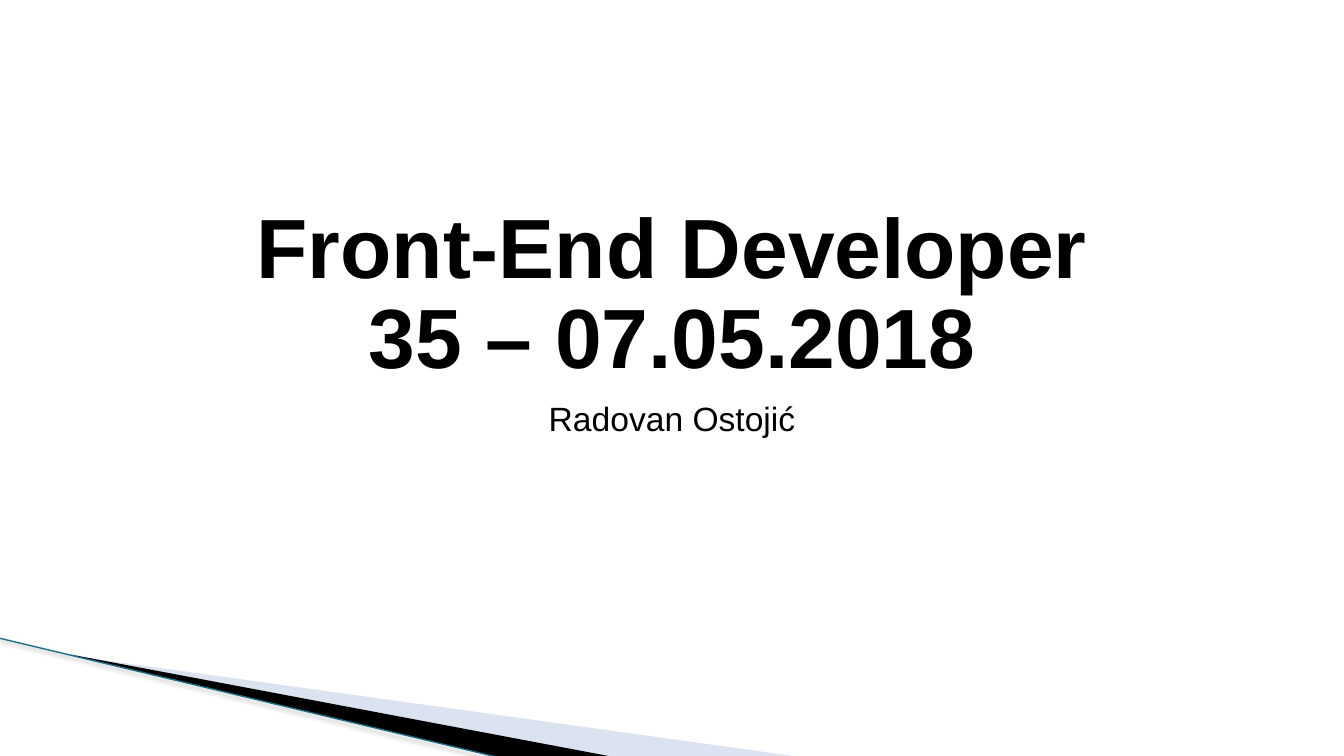
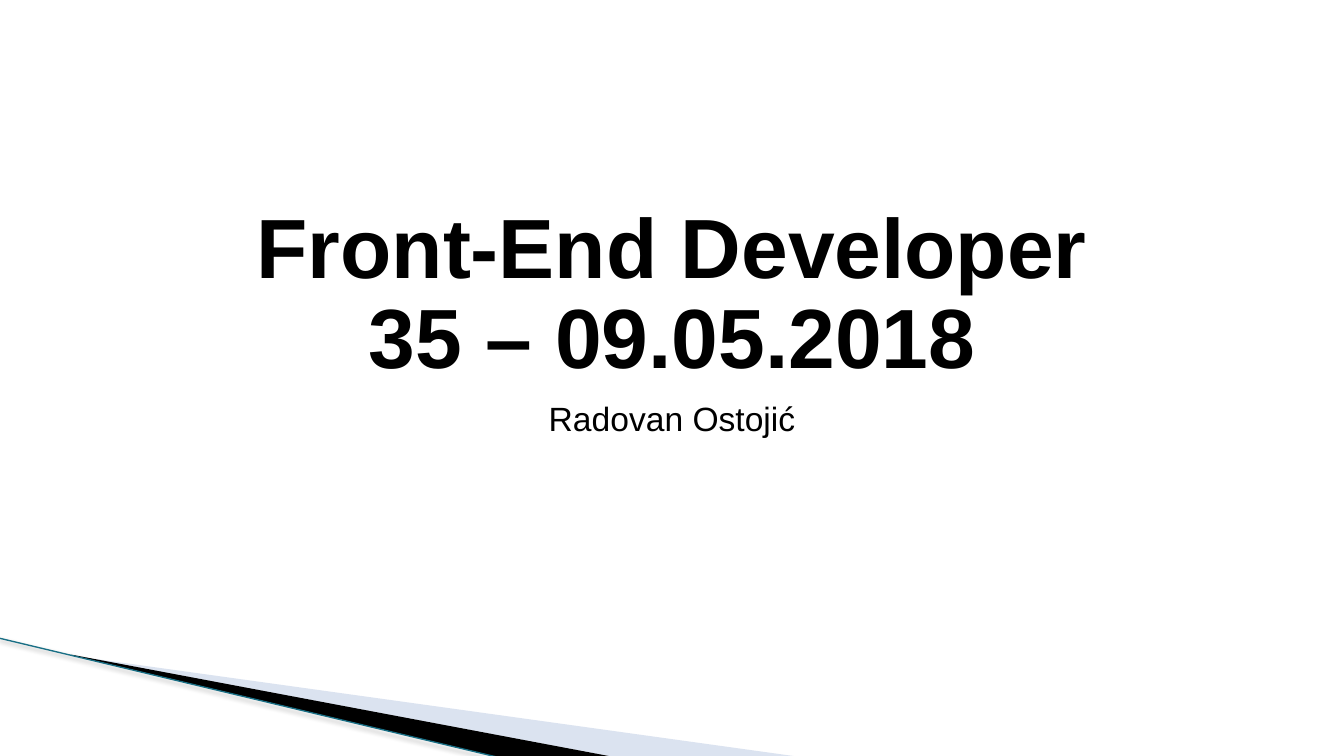
Before and after one commit to todalexcode/kurs-front-end, a slide deck: slide 1 of sesija-35/PPT/Front-End Developer-35.pptx. Drawn at 1344x756 pixels with LibreOffice and Linux fonts; fonts in the diff are those of the drawing; background and template pictures are left out. Boxes give left, top, right and bottom in pixels: in the first picture for what was removed or moved away, otherwise in the second. Text is boxed around its words. In the diff, an @@ line names an element or a change of style, - is before the commit and + after.

```diff
--- a/sesija-35/PPT/Front-End Developer-35.pptx
+++ b/sesija-35/PPT/Front-End Developer-35.pptx
@@ title at (x1=257, y1=217, x2=1087, y2=369): text changed @@
-Front-End Developer
-35 – 07.05.2018
+Front-End Developer
+35 – 09.05.2018
```
Also in this commit, not shown: 7 slides added, 2 slides removed, 5 other files.
